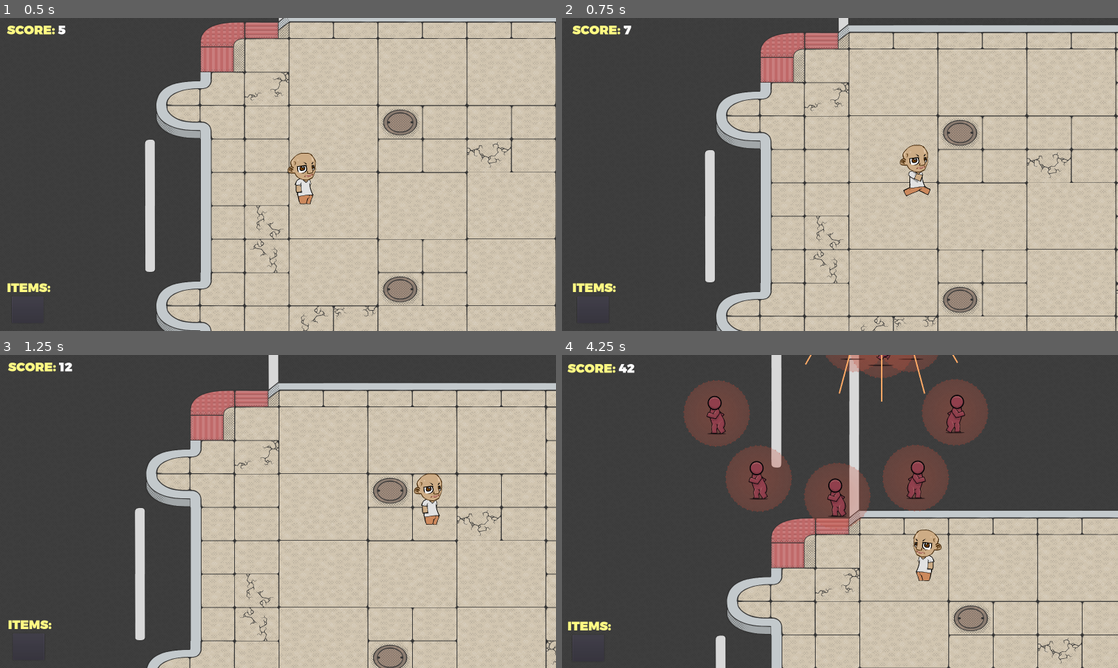
Above: before the commit, frames 1-4 (two rows, left to right).
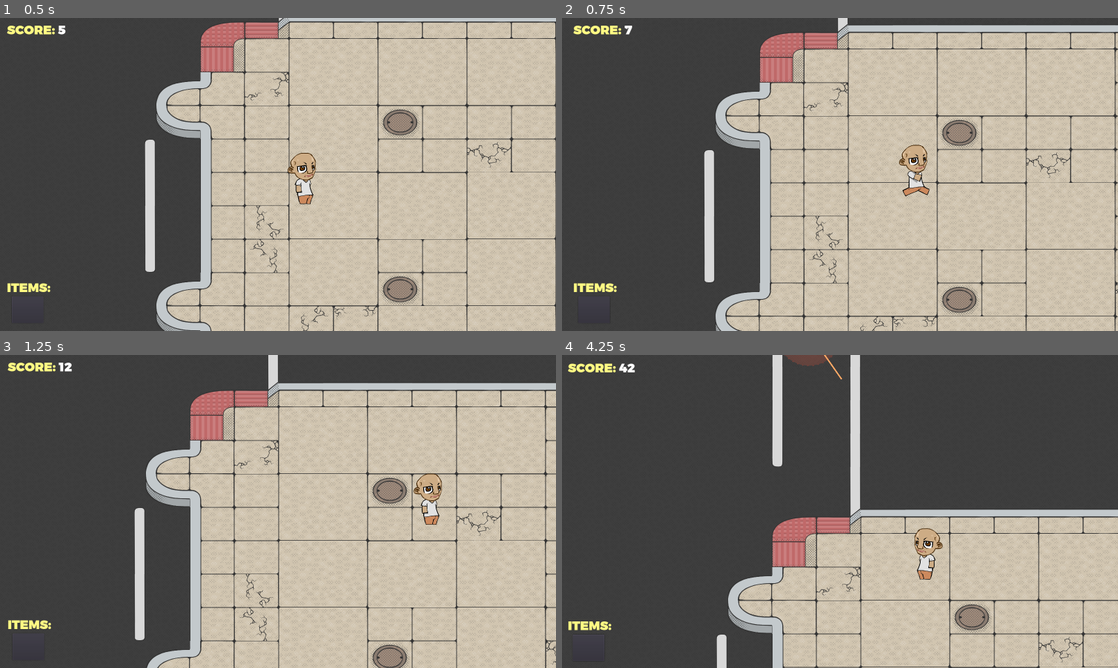
Above: after the commit, the same moments.

Repository: Mochiballz/Social_Distance_Simulator
Game: Godot game, scene res://Scenes/World.tscn
The game is run twice, just before and just after one commit, with the same random seed, the same clock (stepped at 60 frames per second) and the same inputs. The engine's default icon, where the game draws it, is replaced by a stand-in: a white triangle on a blue panel in a dark square.
Inputs (mouse positions are in pixels of both pictures, inside the frame that each line leads up to):
- Up to frame 1 (0.5 s): no input
- Up to frame 2 (0.75 s): move the mouse to (962, 158) at 0.52 s; hold Right (ui_right) from 0.53 s (still down); click (962, 158) at 0.67 s
- Up to frame 3 (1.25 s): keep holding Right (ui_right)
- Up to frame 4 (4.25 s): move the mouse to (728, 527) at 1.27 s; release Right (ui_right) at 1.28 s; hold Down (ui_down) 1.28-2.03 s; move the mouse to (895, 442) at 2.02 s; hold Right (ui_right) 2.03-2.78 s; move the mouse to (812, 574) at 2.77 s; hold Up (ui_up) 2.78-3.53 s; click (812, 574) at 2.92 s; move the mouse to (1006, 558) at 3.52 s; hold Left (ui_left) from 3.53 s (still down)

Frame 1 is identical in both runs. In frame 2, 6.0% of the frame differs, in the area x 1-100%, y 0-100%; in frame 3, 2.7%; in frame 4, 16%.

Commit message:
Added behavior combos to entities

Diff:
--- a/Data/infected_default.json
+++ b/Data/infected_default.json
@@ -1,17 +1,17 @@
 {
 	"entity_type": "infected",
-	"entity_number": 5,
-	"speed": 200,
+	"entity_number": 1,
+	"speed": 400,
 
 	"behavior_array": [
-		{"behavior" : 3, "duration" : -1}
+		{"behavior" : 0, "duration" : 1}
 	],
-	"formation_array": 4,
+	"formation_array": 3,
 
 	"odds": 1,
 	"spawners": [],
-	"spawner_rate_start": 2,
-	"spawner_rate_end": 2,
+	"spawner_rate_start": 0.05,
+	"spawner_rate_end": 0.1,
 	"spawner_delay": 0,
 
 	"aim_to_player": false,
--- /dev/null
+++ b/Data/infected_karen.json
@@ -0,0 +1,22 @@
+{
+	"entity_type": "infected",
+	"entity_number": 1,
+	"speed": 300,
+
+	"behavior_array": [
+		{"behavior" : 0, "duration" : 1},
+		{"behavior" : 2, "duration" : 0.5},
+		{"behavior" : 3, "duration" : 2}
+	],
+	"formation_array": 0,
+
+	"odds": 1,
+	"spawners": [],
+	"spawner_rate_start": 4,
+	"spawner_rate_end": 4,
+	"spawner_delay": 0,
+
+	"aim_to_player": true,
+	"seek_to_player": false
+
+}
--- a/Data/item_revive.json
+++ b/Data/item_revive.json
@@ -10,8 +10,8 @@
 
 	"odds": 1,
 	"spawners": [],
-	"spawner_rate_start": 10.0,
-	"spawner_rate_end": 10.0,
+	"spawner_rate_start": 9.0,
+	"spawner_rate_end": 9.0,
 	"spawner_delay": 0,
 
 	"aim_to_player": false,
--- a/Scenes/Infected.tscn
+++ b/Scenes/Infected.tscn
@@ -46,7 +46,7 @@
 scale = Vector2( 0.4, 0.4 )
 frames = ExtResource( 1 )
 animation = "run"
-frame = 6
+frame = 3
 playing = true
 
 [node name="CollisionShape2D" type="CollisionShape2D" parent="."]
--- a/Scenes/World.tscn
+++ b/Scenes/World.tscn
@@ -47,7 +47,7 @@
 position = Vector2( -192, 0 )
 
 [node name="Spawners" type="Node2D" parent="."]
-position = Vector2( 320, -1 )
+position = Vector2( 64, -1 )
 __meta__ = {
 "_edit_group_": true
 }
@@ -75,6 +75,18 @@
 
 [node name="SpawnPoint8" parent="Spawners" instance=ExtResource( 5 )]
 position = Vector2( 960, -129 )
+
+[node name="SpawnPoint9" parent="Spawners" instance=ExtResource( 5 )]
+position = Vector2( 1088, -128 )
+
+[node name="SpawnPoint10" parent="Spawners" instance=ExtResource( 5 )]
+position = Vector2( 1216, -128 )
+
+[node name="SpawnPoint11" parent="Spawners" instance=ExtResource( 5 )]
+position = Vector2( 1344, -128 )
+
+[node name="SpawnPoint12" parent="Spawners" instance=ExtResource( 5 )]
+position = Vector2( 1472, -128 )
 
 [node name="Entities" type="YSort" parent="."]
 
--- a/Scripts/AvoidanceRay.gd
+++ b/Scripts/AvoidanceRay.gd
@@ -15,7 +15,7 @@
 		force = force.normalized()
 
 		var overlap_length = (ahead - get_collision_point()).length()
-		var force_ease = ease(overlap_length / cast_to.length(), 6)
+		var force_ease = ease(overlap_length / cast_to.length(), -5)
 
 		get_parent().infected_reference.avoidance_force = force * force_ease
 	else:
@@ -27,7 +27,7 @@
 
 func _physics_process(delta):
 	cast_to = get_parent().infected_reference.velocity * get_parent().radius * 1.75
-	avoidance_force(avoidance_enabled)
+#	avoidance_force(avoidance_enabled)
 
 	$DebugLines/Avoidance.clear_points()
 	$DebugLines/Avoidance.add_point(Vector2.ZERO)
--- a/Scripts/Infected.gd
+++ b/Scripts/Infected.gd
@@ -2,6 +2,7 @@
 
 class_name Infected
 
+enum single_state {LINEAR, CURVE, LOOP, STOP, SINUSOID}
 var distance = 0.0 # Measurement of distance traveled
 
 export(Vector2) var velocity = Vector2.DOWN
@@ -14,6 +15,7 @@
 export(Vector2) var repel_force = Vector2.ZERO
 export(Vector2) var avoidance_force = Vector2.ZERO
 
+var behavior_array
 var behavior_function = funcref(self, "default")
 
 # NOTE: Overall "movement speed" MUST remain under speed variable
@@ -24,11 +26,13 @@
 export(float) var cough_duration_time = 0.05
 
 # BEHAVIOR VARIABLES
+var behavior_index = 0
 var behavior_active = false
-var behavior_delay = 2
+var behavior_delay = 1
 var behavior_time = 3 # In seconds
 
 var seek_player = false
+var curve_direction = Vector2.LEFT
 
 var old_velocity
 var new_velocity
@@ -71,6 +75,25 @@
 		var sine_vector = old_velocity.tangent() * amplitude
 		velocity = old_velocity + sine_vector
 
+# BEHAVIOR ITERATION: Function that switches to the next behavior in behavior array
+func set_behavior():
+	behavior_time = behavior_array[behavior_index]["duration"]
+	match int(behavior_array[behavior_index]["behavior"]):
+		single_state.LINEAR:
+			pass
+		single_state.CURVE:
+			new_velocity = curve_direction
+			behavior_function = funcref(self, "set_curve")
+		single_state.LOOP:
+			behavior_function = funcref(self, "set_loop")
+		single_state.STOP:
+			behavior_function = funcref(self, "set_stop")
+		single_state.SINUSOID:
+			behavior_function = funcref(self, "set_sinusoid")
+		_:
+			pass
+	behavior_index += 1
+
 func motion_animation():
 	if velocity != Vector2.ZERO:
 		$SpriteGroup/AnimatedSprite.play("run")
@@ -98,6 +121,9 @@
 		$InfectionRange/CollisionShape2D/InfectionSprite.modulate = buildup_color
 
 func _ready():
+	old_velocity = velocity
+	old_speed = speed
+	set_behavior()
 
 	$CoughTimer.set_wait_time(cough_wait_time)
 	$CoughDuration.set_wait_time(cough_duration_time)
@@ -107,6 +133,7 @@
 
 	$CoughTimer.start()
 	$BehaviorTimer.start()
+
 	set_physics_process(true)
 
 
@@ -145,4 +172,9 @@
 	$BehaviorDuration.start()
 
 func _on_BehaviorDuration_timeout():
-	behavior_active = false
+	if behavior_index < behavior_array.size():
+		set_behavior()
+		$BehaviorDuration.set_wait_time(behavior_time)
+		$BehaviorDuration.start()
+	else:
+		behavior_active = false
--- a/Scripts/InfectionRange.gd
+++ b/Scripts/InfectionRange.gd
@@ -1,7 +1,7 @@
 extends Area2D
 
 var overlapping_infected = false
-var repel_enabled = true
+var repel_enabled = false
 var overlapping_infected_ids = {} #
 
 # Exerts force on itself from overlapping 'Infected' instances, has 'cushion'
--- a/Scripts/Interface.gd
+++ b/Scripts/Interface.gd
@@ -8,6 +8,6 @@
 	var tween = get_node("Tween")
 	var last_rect_position = rect_position
 	tween.interpolate_property(self, "rect_position",
-		rect_position, vel * mag, 0.3,
+		rect_position, vel * mag, 0.2,
 		Tween.TRANS_LINEAR, Tween.EASE_IN_OUT)
 	tween.start()
--- a/Scripts/Item.gd
+++ b/Scripts/Item.gd
@@ -7,8 +7,10 @@
 export(Vector2) var velocity = Vector2.DOWN
 export(float) var speed = 1.0
 
+var behavior_array
 var old_velocity
 var old_speed
+
 func _ready():
 	pass
 
--- a/Scripts/SpawnPoint.gd
+++ b/Scripts/SpawnPoint.gd
@@ -7,7 +7,7 @@
 # New instances will be made each "spawn()" call
 export var entities = []
 export(int) var entity_number
-export(single_state) var entity_behavior
+export(Array) var entity_behavior
 export(group_state) var formation
 
 export(float) var angle # The angle at which the wave/blast is facing
@@ -20,7 +20,6 @@
 # FORMATION VARIABLES
 export(float) var spacing
 export(int) var gap_position # If no gap desired, set to -1
-export(Vector2) var curve_direction
 
 # Wave Ray Variables
 export(float) var diverge_speed
@@ -44,12 +43,11 @@
 	offset = Vector2.ZERO
 
 	gap_position = -1
-	curve_direction = Vector2.LEFT
 
 	diverge_speed = 0.2
 	converge_speed = -0.2
 
-	random_speed_bound = 0.2
+	random_speed_bound = 0.05
 
 	blast_arc = PI / 3
 	blast_layers = 1
@@ -135,8 +133,7 @@
 
 		entity.position = global_position + entity_alignment
 		entity.velocity = direction
-		set_entitiy_behavior(entity)
-
+		entity.behavior_array = entity_behavior
 		entity_group.push_back(entity)
 
 	return entity_group
@@ -157,7 +154,7 @@
 
 		entity.position = global_position + entity_alignment
 		entity.velocity = direction + ray_vector
-		set_entitiy_behavior(entity)
+		entity.behavior_array = entity_behavior
 
 		entity_group.push_back(entity)
 
@@ -178,7 +175,7 @@
 
 		entity.position = global_position + entity_alignment
 		entity.velocity = (direction + random_vector).clamped(1.0)
-		set_entitiy_behavior(entity)
+		entity.behavior_array = entity_behavior
 
 		entity_group.push_back(entity)
 
@@ -200,7 +197,7 @@
 
 			entity.position = global_position + entity_alignment
 			entity.velocity = direction.rotated(blast_angle)
-			set_entitiy_behavior(entity)
+			entity.behavior_array = entity_behavior
 
 			entity_group.push_back(entity)
 
@@ -225,29 +222,10 @@
 
 			entity.position = global_position + entity_alignment
 			entity.velocity = direction.rotated(random_angle)
-			set_entitiy_behavior(entity)
+			entity.behavior_array = entity_behavior
 
 			entity_group.push_back(entity)
 
 		arc -= arc / layer_entities
 
 	return entity_group
-
-
-func set_entitiy_behavior(e):
-	e.old_velocity = e.velocity
-	e.old_speed = e.speed
-	match entity_behavior:
-		single_state.LINEAR:
-			pass
-		single_state.CURVE:
-			e.new_velocity = curve_direction
-			e.behavior_function = funcref(e, "set_curve")
-		single_state.LOOP:
-			e.behavior_function = funcref(e, "set_loop")
-		single_state.STOP:
-			e.behavior_function = funcref(e, "set_stop")
-		single_state.SINUSOID:
-			e.behavior_function = funcref(e, "set_sinusoid")
-		_:
-			pass
--- a/Scripts/Timeline.gd
+++ b/Scripts/Timeline.gd
@@ -47,7 +47,7 @@
 		template.speed = json["speed"]
 		template.entity_number = json["entity_number"]
 
-		template.behavior = int(json["behavior_array"][0]["behavior"])
+		template.behavior = json["behavior_array"]
 		template.formation = int(json["formation_array"])
 
 		template.odds = json["odds"]
@@ -126,31 +126,40 @@
 
 
 func _ready():
-	var spawnpoint_range = range(0, get_node("/root/World/Spawners").get_child_count() - 1)
-	var reduced_spawnpoints = spawnpoint_range.slice(spawnpoint_range[1], spawnpoint_range[spawnpoint_range.size() - 1])
+	var spawnpoints_range = range(0, get_node("/root/World/Spawners").get_child_count() - 1)
+	var spawnpoints_size = spawnpoints_range.size()
 
-	var round_0 = Round.new(80.0)
-	var round_1 = Round.new(30.0, 1)
+	var spawnpoints_left = spawnpoints_range.slice(0, (spawnpoints_size / 2))
+	var spawnpoints_right = spawnpoints_range.slice((spawnpoints_size / 2), spawnpoints_size - 1)
+	var spawnpoints_ends = [0, spawnpoints_size - 1]
+	var spawnpoints_no_ends = spawnpoints_range.slice(1, spawnpoints_range.size() - 2)
+
+	var round_0 = Round.new(10.0, 1)
+	var round_1 = Round.new(30.0)
 	var round_2 = Round.new(10.0)
 	var round_3 = Round.new()
-
-
 
 	# IMPORT JSON DATA - Infected/Item Types
 	# Infected Default
 	var file_infected_default = File.new()
+	var file_infected_karen = File.new()
 	var file_item_revive = File.new()
 	var file_infected_loop_atp = File.new()
 
 	file_infected_default.open("res://Data/infected_default.json", file_infected_default.READ)
+	file_infected_karen.open("res://Data/infected_karen.json", file_infected_karen.READ)
 	file_item_revive.open("res://Data/item_revive.json", file_item_revive.READ)
 	file_infected_loop_atp.open("res://Data/infected_loop_atp.json", file_item_revive.READ)
 
 	var json_infected_default = file_infected_default.get_as_text()
+	var json_infected_karen = file_infected_karen.get_as_text()
 	var json_item_revive = file_item_revive.get_as_text()
 	var json_infected_loop_atp = file_infected_loop_atp.get_as_text()
 
 	var infected_default = parse_json(json_infected_default)
+	var infected_karen = parse_json(json_infected_karen)
+	var other_default = parse_json(json_infected_default)
+
 	var item_revive = parse_json(json_item_revive)
 	var infected_loop_atp = parse_json(json_infected_loop_atp)
 
@@ -160,12 +169,21 @@
 
 	# CREATE ROUND ARRAYS
 	# Round 0 (Test)
-	infected_default["spawners"] = reduced_spawnpoints
-	item_revive["spawners"] = spawnpoint_range
-	infected_loop_atp["spawners"] = reduced_spawnpoints
+	infected_default["spawners"] = spawnpoints_left
+	infected_karen["spawners"] = spawnpoints_range
+	other_default["spawners"] = spawnpoints_right
 
-	var round_0_test = Round.new(12.0)
-	var entity_list_test_0 = [infected_default, item_revive]
+	item_revive["spawners"] = spawnpoints_range
+	infected_loop_atp["spawners"] = spawnpoints_no_ends
 
-	round_0_test.add_entities(entity_list_test_0)
-	round_queue = [ round_0_test ]
+	var entity_list_0 = []
+	var entity_list_1 = [infected_karen, item_revive]
+	for i in range(20):
+		entity_list_0.push_back(infected_default)
+	for i in range(20):
+		entity_list_0.push_back(other_default)
+	entity_list_0.push_back(item_revive)
+
+	round_0.add_entities(entity_list_0)
+	round_1.add_entities(entity_list_1)
+	round_queue = [ round_1 ]
Not shown, added: Data/infected_karen.json~
